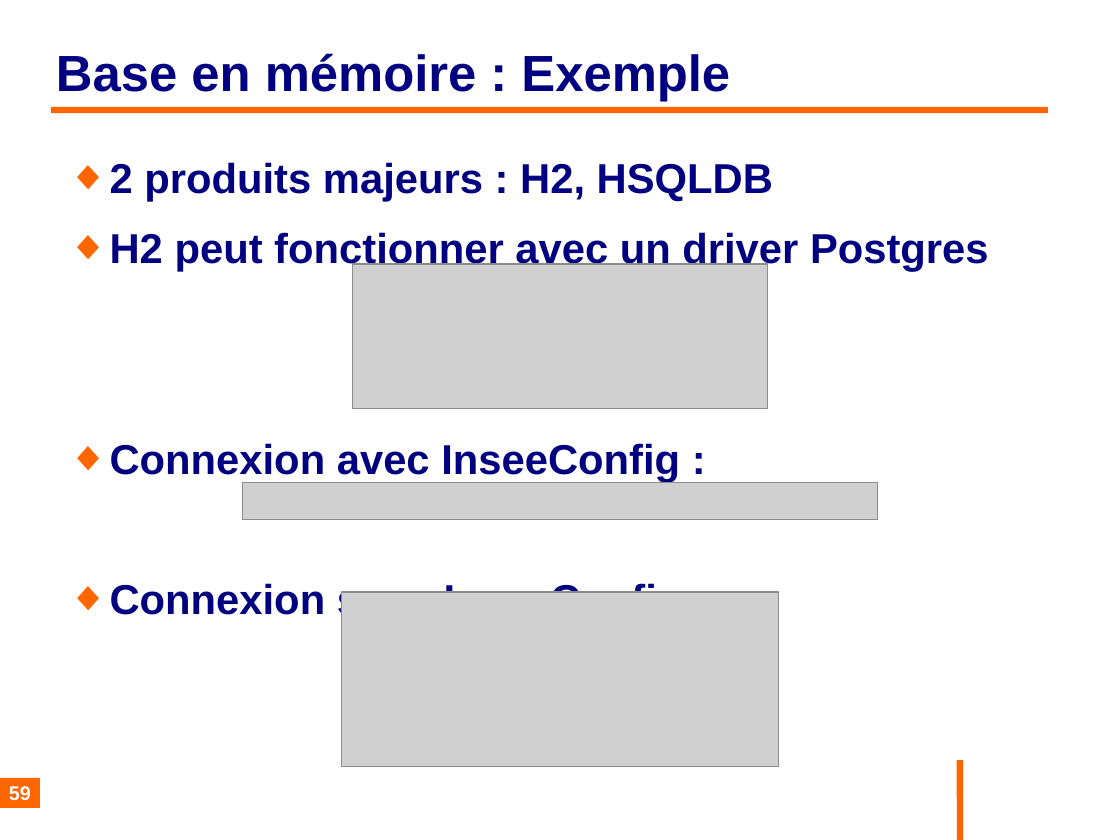
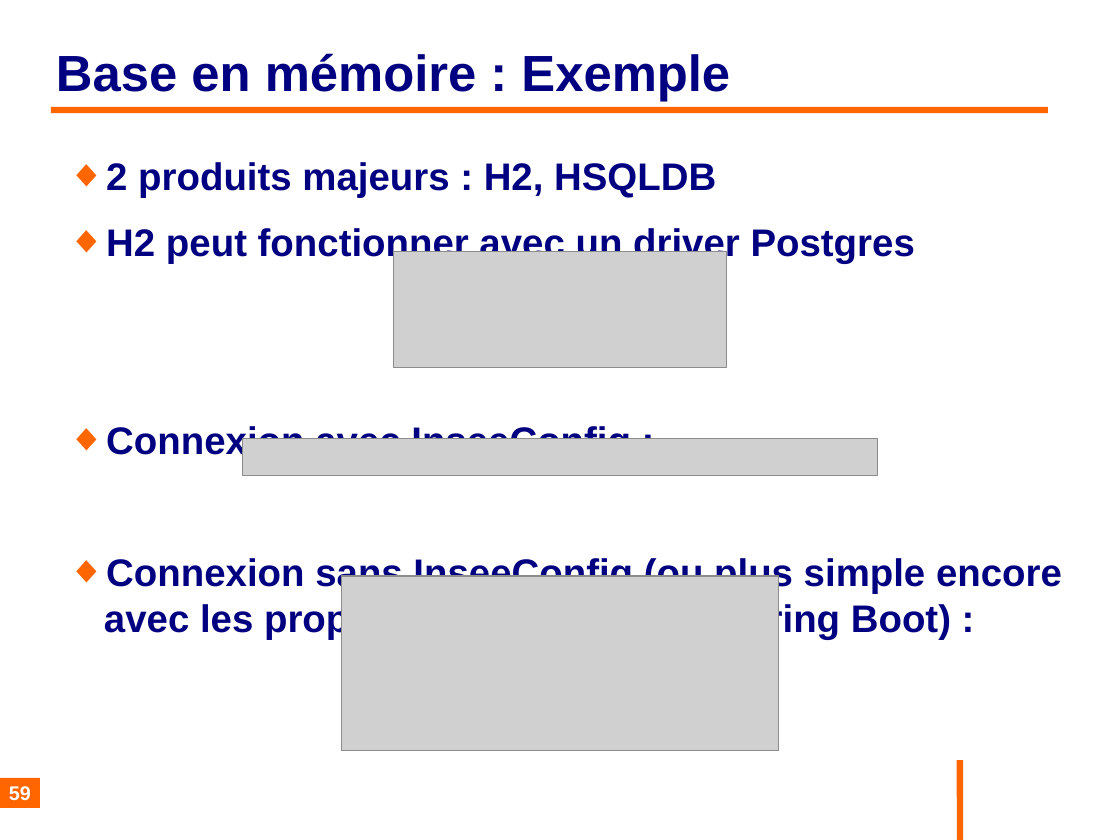
Before and after one commit to philphils/tests-unitaires-et-moins-unitaires, a slide deck: slide 59 of tests-unitaires-cours/nouveauDiapo/diapo_tests_unitaires.odp. Drawn at 1120x840 pixels with LibreOffice and Linux fonts; fonts in the diff are those of the drawing; grey boxes stand for pictures; background and template pictures are left out. Boxes give left, top, right and bottom in pixels: in the first picture for what was removed or moved away, otherwise in the second. Text is boxed around its words. In the diff, an @@ line names an element or a change of style, - is before the commit and + after.

Commit message:
InseeConfig

```diff
--- a/tests-unitaires-cours/nouveauDiapo/diapo_tests_unitaires.odp
+++ b/tests-unitaires-cours/nouveauDiapo/diapo_tests_unitaires.odp
@@ text at box(106, 162, 915, 462): size 29.6 to 27.2 pt in "2 produits majeurs : H2, HSQLDB", "H2 peut fonctionner avec un driver Postgres", "Connexion avec InseeConfig :" @@
@@ picture: place and size @@
-picture at box(353, 264, 768, 409)
+picture at box(393, 252, 727, 368)
@@ picture: place and size @@
-picture at box(242, 482, 878, 519)
+picture at box(242, 438, 878, 476)
@@ text at box(104, 556, 1062, 640): text changed; size 29.6 to 27.2 pt @@
-◆ Connexion sans InseeConfig :
+◆ Connexion sans InseeConfig (ou plus simple encore avec les properties seulement en Spring Boot) :
@@ picture: place and size @@
-picture at box(341, 593, 779, 767)
+picture at box(341, 576, 779, 751)
```
